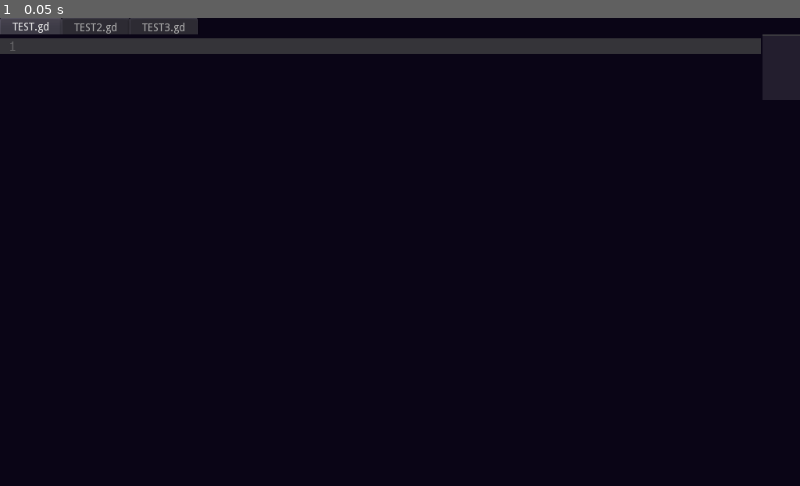
Above: before the commit, frame 1.
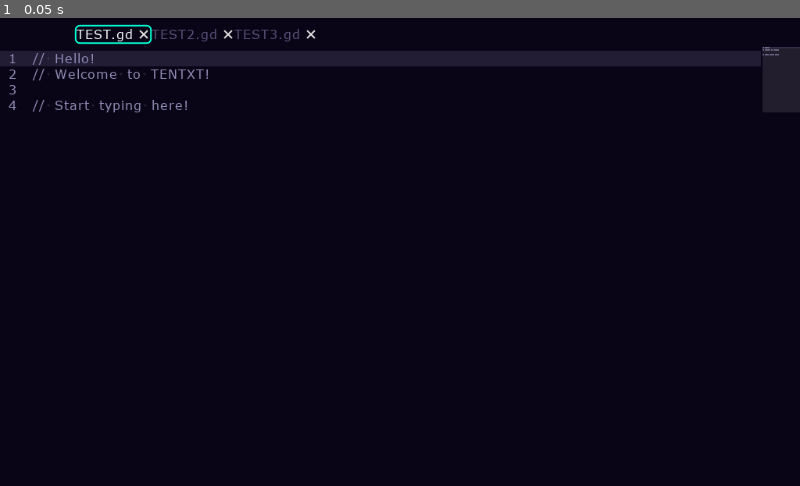
Above: after the commit, the same moment.

Repository: Tenseven-107/TENTXT_text_editor
Game: Godot game, scene res://Objects/Scenes/Main.tscn
Same seed, same stepped clock (60 frames per second), same inputs: the game is played once before the commit and once after it.
Inputs:
- Up to frame 1 (0.05 s): no input

The runs differ from the first frame. In frame 1, 6.6% of the frame differs, in the area x 0-100%, y 0-21%.

Commit message:
Playing around with the look of the editor

Diff:
--- a/Objects/Main/TextEditor.tscn
+++ b/Objects/Main/TextEditor.tscn
@@ -9,6 +9,10 @@
 size_flags_horizontal = 3
 size_flags_vertical = 3
 theme = ExtResource( 1 )
+text = "// Hello!
+// Welcome to TENTXT!
+
+// Start typing here!"
 highlight_current_line = true
 syntax_highlighting = true
 show_line_numbers = true
--- a/Objects/Scenes/Main.tscn
+++ b/Objects/Scenes/Main.tscn
@@ -1,7 +1,8 @@
-[gd_scene load_steps=3 format=2]
+[gd_scene load_steps=4 format=2]
 
-[ext_resource path="res://Objects/Main/TextEditor.tscn" type="PackedScene" id=1]
+[ext_resource path="res://Resources/Themes/default_theme.tres" type="Theme" id=1]
 [ext_resource path="res://Scripts/Files/FileTabs.gd" type="Script" id=2]
+[ext_resource path="res://Objects/Main/TextEditor.tscn" type="PackedScene" id=3]
 
 [node name="Main" type="Node"]
 
@@ -9,29 +10,76 @@
 anchor_right = 1.0
 anchor_bottom = 1.0
 
-[node name="VBoxContainer" type="VBoxContainer" parent="Control"]
+[node name="BackLayer" type="Control" parent="Control"]
 anchor_right = 1.0
 anchor_bottom = 1.0
 
-[node name="FileTabs" type="Control" parent="Control/VBoxContainer"]
+[node name="TextureBG" type="TextureRect" parent="Control/BackLayer"]
+anchor_right = 1.0
+anchor_bottom = 1.0
+expand = true
+
+[node name="VideoBG" type="VideoPlayer" parent="Control/BackLayer"]
+anchor_right = 1.0
+anchor_bottom = 1.0
+
+[node name="EditorFront" type="VBoxContainer" parent="Control"]
+anchor_right = 1.0
+anchor_bottom = 1.0
+
+[node name="TopMargin" type="Control" parent="Control/EditorFront"]
 margin_right = 1024.0
-margin_bottom = 17.0
-size_flags_horizontal = 3
+margin_bottom = 5.0
+size_flags_vertical = 3
+size_flags_stretch_ratio = 0.01
+
+[node name="BackPanel" type="Panel" parent="Control/EditorFront/TopMargin"]
+anchor_right = 1.0
+anchor_bottom = 1.0
+margin_bottom = 4.0
+theme = ExtResource( 1 )
+
+[node name="FileTabs" type="Control" parent="Control/EditorFront"]
+margin_top = 9.0
+margin_right = 1024.0
+margin_bottom = 33.0
+rect_min_size = Vector2( 0, 24 )
 size_flags_vertical = 3
 size_flags_stretch_ratio = 0.03
 script = ExtResource( 2 )
 
-[node name="Tabs" type="Tabs" parent="Control/VBoxContainer/FileTabs"]
+[node name="BackPanel" type="Panel" parent="Control/EditorFront/FileTabs"]
 anchor_right = 1.0
 anchor_bottom = 1.0
-tab_align = 0
-drag_to_rearrange_enabled = true
+margin_bottom = 4.0
+theme = ExtResource( 1 )
 
-[node name="Editor" type="Control" parent="Control/VBoxContainer"]
-margin_top = 21.0
-margin_right = 1024.0
-margin_bottom = 600.0
+[node name="HBoxContainer" type="HBoxContainer" parent="Control/EditorFront/FileTabs"]
+anchor_right = 1.0
+anchor_bottom = 1.0
 size_flags_horizontal = 3
 size_flags_vertical = 3
 
-[node name="TextEditor" parent="Control/VBoxContainer/Editor" instance=ExtResource( 1 )]
+[node name="Control" type="Control" parent="Control/EditorFront/FileTabs/HBoxContainer"]
+margin_right = 92.0
+margin_bottom = 24.0
+size_flags_horizontal = 3
+size_flags_stretch_ratio = 0.1
+
+[node name="Tabs" type="Tabs" parent="Control/EditorFront/FileTabs/HBoxContainer"]
+margin_left = 96.0
+margin_right = 1024.0
+margin_bottom = 24.0
+size_flags_horizontal = 3
+theme = ExtResource( 1 )
+tab_align = 0
+tab_close_display_policy = 2
+drag_to_rearrange_enabled = true
+
+[node name="Editor" type="Control" parent="Control/EditorFront"]
+margin_top = 37.0
+margin_right = 1024.0
+margin_bottom = 600.0
+size_flags_vertical = 3
+
+[node name="TextEditor" parent="Control/EditorFront/Editor" instance=ExtResource( 3 )]
--- a/Resources/Themes/default_theme.tres
+++ b/Resources/Themes/default_theme.tres
@@ -1,26 +1,110 @@
-[gd_resource type="Theme" load_steps=6 format=2]
+[gd_resource type="Theme" load_steps=16 format=2]
 
 [ext_resource path="res://Resources/Fonts/default_font.tres" type="DynamicFont" id=1]
 
 [sub_resource type="StyleBoxFlat" id=2]
+bg_color = Color( 0.356863, 0.32549, 0.490196, 1 )
+corner_radius_top_left = 6
+corner_radius_top_right = 6
+corner_radius_bottom_right = 6
+corner_radius_bottom_left = 6
 
 [sub_resource type="StyleBoxFlat" id=3]
+bg_color = Color( 0.980392, 1, 1, 1 )
+corner_radius_top_left = 6
+corner_radius_top_right = 6
+corner_radius_bottom_right = 6
+corner_radius_bottom_left = 6
 
 [sub_resource type="StyleBoxFlat" id=4]
-bg_color = Color( 0, 0, 0, 1 )
+bg_color = Color( 0.0392157, 0.0196078, 0.0862745, 1 )
+corner_radius_top_left = 6
+corner_radius_top_right = 6
+corner_radius_bottom_right = 6
+corner_radius_bottom_left = 6
+
+[sub_resource type="StyleBoxLine" id=5]
+color = Color( 0.0666667, 0.0196078, 0.141176, 1 )
+grow_begin = 0.0
+grow_end = 0.0
+thickness = 10
 
 [sub_resource type="StyleBoxFlat" id=1]
+bg_color = Color( 0.0392157, 0.0196078, 0.0862745, 0.784314 )
+corner_detail = 1
+
+[sub_resource type="StyleBoxFlat" id=14]
+bg_color = Color( 0.356863, 0.32549, 0.490196, 0.294118 )
+
+[sub_resource type="StyleBoxFlat" id=11]
 bg_color = Color( 0.0392157, 0.0196078, 0.0862745, 1 )
+border_width_left = 2
+border_width_top = 2
+border_width_right = 2
+border_width_bottom = 2
+border_color = Color( 0, 1, 0.843137, 1 )
+corner_radius_top_left = 6
+corner_radius_top_right = 6
+corner_radius_bottom_right = 6
+corner_radius_bottom_left = 6
+
+[sub_resource type="StyleBoxFlat" id=13]
+bg_color = Color( 0.0392157, 0.0196078, 0.0862745, 1 )
+border_width_left = 6
+border_width_top = 6
+border_width_right = 6
+border_width_bottom = 6
+border_color = Color( 0.8, 0.8, 0.8, 0 )
+corner_detail = 1
+
+[sub_resource type="StyleBoxEmpty" id=10]
+
+[sub_resource type="StyleBoxFlat" id=12]
+bg_color = Color( 0.980392, 1, 1, 1 )
+corner_radius_top_left = 6
+corner_radius_top_right = 6
+corner_radius_bottom_right = 6
+corner_radius_bottom_left = 6
+
+[sub_resource type="StyleBoxEmpty" id=15]
+
+[sub_resource type="StyleBoxEmpty" id=16]
+
+[sub_resource type="StyleBoxEmpty" id=6]
+
+[sub_resource type="StyleBoxLine" id=7]
+color = Color( 0.0666667, 0.0196078, 0.141176, 1 )
+grow_begin = 0.0
+grow_end = 0.0
+thickness = 10
+vertical = true
 
 [resource]
 Button/fonts/font = ExtResource( 1 )
 HScrollBar/styles/grabber = SubResource( 2 )
 HScrollBar/styles/grabber_highlight = SubResource( 3 )
 HScrollBar/styles/grabber_pressed = SubResource( 4 )
+HScrollBar/styles/scroll = SubResource( 5 )
 Label/fonts/font = ExtResource( 1 )
 LineEdit/fonts/font = ExtResource( 1 )
+Panel/styles/panel = SubResource( 1 )
+PopupMenu/constants/hseparation = 4
+PopupMenu/constants/vseparation = 12
+PopupMenu/fonts/font = ExtResource( 1 )
+PopupMenu/styles/hover = SubResource( 14 )
+PopupMenu/styles/panel = SubResource( 11 )
+PopupMenu/styles/panel_disabled = SubResource( 13 )
 TabContainer/fonts/font = ExtResource( 1 )
-TextEdit/colors/background_color = Color( 0, 0, 0, 0 )
+Tabs/colors/font_color_bg = Color( 0.356863, 0.32549, 0.490196, 1 )
+Tabs/colors/font_color_disabled = Color( 0.356863, 0.32549, 0.490196, 0.196078 )
+Tabs/colors/font_color_fg = Color( 0.980392, 1, 1, 1 )
+Tabs/constants/hseparation = 6
+Tabs/fonts/font = ExtResource( 1 )
+Tabs/styles/button = SubResource( 10 )
+Tabs/styles/button_pressed = SubResource( 12 )
+Tabs/styles/tab_bg = SubResource( 15 )
+Tabs/styles/tab_disabled = SubResource( 16 )
+Tabs/styles/tab_fg = SubResource( 11 )
 TextEdit/colors/bookmark_color = Color( 0.470588, 0.843137, 1, 1 )
 TextEdit/colors/brace_mismatch_color = Color( 0.839216, 0.101961, 0.533333, 1 )
 TextEdit/colors/breakpoint_color = Color( 0.831373, 0.117647, 0.235294, 1 )
@@ -28,18 +112,18 @@
 TextEdit/colors/caret_color = Color( 0, 1, 0.843137, 1 )
 TextEdit/colors/code_folding_color = Color( 0.8, 0.8, 0.8, 0.8 )
 TextEdit/colors/comment_color = Color( 0.572549, 0.560784, 0.721569, 1 )
-TextEdit/colors/completion_background_color = Color( 0.17, 0.16, 0.2, 1 )
+TextEdit/colors/completion_background_color = Color( 0.168627, 0.160784, 0.2, 1 )
 TextEdit/colors/completion_existing_color = Color( 0.87, 0.87, 0.87, 0.13 )
 TextEdit/colors/completion_font_color = Color( 0.67, 0.67, 0.67, 1 )
 TextEdit/colors/completion_scroll_color = Color( 1, 1, 1, 0.29 )
 TextEdit/colors/completion_selected_color = Color( 0.26, 0.26, 0.27, 1 )
-TextEdit/colors/current_line_color = Color( 0.25, 0.25, 0.26, 0.8 )
+TextEdit/colors/current_line_color = Color( 0.356863, 0.32549, 0.490196, 0.294118 )
 TextEdit/colors/executing_line_color = Color( 0.2, 0.8, 0.2, 0.4 )
-TextEdit/colors/font_color = Color( 0.780392, 0.831373, 0.882353, 1 )
+TextEdit/colors/font_color = Color( 0.980392, 1, 1, 1 )
 TextEdit/colors/font_color_readonly = Color( 0.88, 0.88, 0.88, 0.5 )
 TextEdit/colors/font_color_selected = Color( 0, 0, 0, 1 )
 TextEdit/colors/function_color = Color( 0.282353, 0.545098, 0.831373, 1 )
-TextEdit/colors/line_number_color = Color( 0.67, 0.67, 0.67, 0.4 )
+TextEdit/colors/line_number_color = Color( 0.572549, 0.560784, 0.721569, 1 )
 TextEdit/colors/mark_color = Color( 1, 0.4, 0.4, 0.4 )
 TextEdit/colors/member_variable_color = Color( 0.9, 0.31, 0.35, 1 )
 TextEdit/colors/number_color = Color( 0.776471, 0.847059, 0.192157, 1 )
@@ -58,4 +142,5 @@
 Tree/fonts/title_button_font = ExtResource( 1 )
 VScrollBar/styles/grabber = SubResource( 2 )
 VScrollBar/styles/grabber_highlight = SubResource( 3 )
-VScrollBar/styles/grabber_pressed = SubResource( 4 )
+VScrollBar/styles/grabber_pressed = SubResource( 6 )
+VScrollBar/styles/scroll = SubResource( 7 )
--- a/Scripts/Editing/TextEditor.gd
+++ b/Scripts/Editing/TextEditor.gd
@@ -13,12 +13,14 @@
 # - Colors
 # -- Set editor colors
 func set_editor_colors():
-	var bg_color: Color = get_stylebox("normal", theme_type_variation).bg_color
+	var style_box: StyleBox = get_stylebox("normal", theme_type_variation)
+	var bg_color: Color = style_box.bg_color
 
-	VisualServer.set_default_clear_color(bg_color)
+	VisualServer.set_default_clear_color(Color(bg_color.r, bg_color.g, bg_color.b))
 
-	# Set some colors to the same
+	# Set editor colors
 	theme.set_color("caret_background_color", theme_type_variation, bg_color)
+	theme.set_color("font_color_selected", theme_type_variation, bg_color)
 
 
 # -- Add prefix colors
--- a/Scripts/Files/FileTabs.gd
+++ b/Scripts/Files/FileTabs.gd
@@ -2,7 +2,7 @@
 
 
 # Objects
-onready var tabs: Tabs = $Tabs
+onready var tabs: Tabs = $HBoxContainer/Tabs
 
 
 
